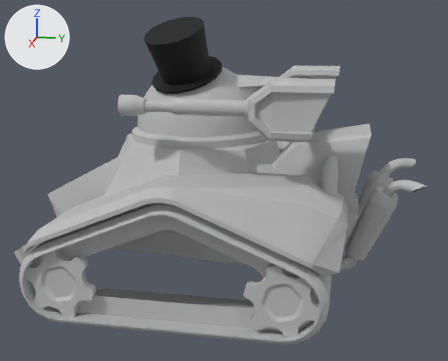
Two versions of the FBX model Unity/Assets/3D/SK_RobotDude.fbx, one commit apart.
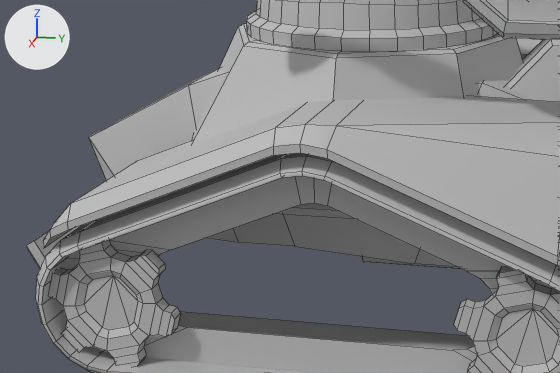
The first picture shows the older version from a camera (50 mm lens) standing at (6.06, 1.46, 2.59) and looking at (0.07, 0.26, 1.1). The close-ups show both versions on the part from 0% to 67% of the width and 33% to 89% of the height of that picture. The axes (+X, +Y, +Z) are drawn at upper left. The lights are the same throughout. The close-ups show mesh edges as thin lines. Where no turn or scale is listed for an object, it has been applied to the vertices.

The first close-up shows 'SK_RobotDude'.
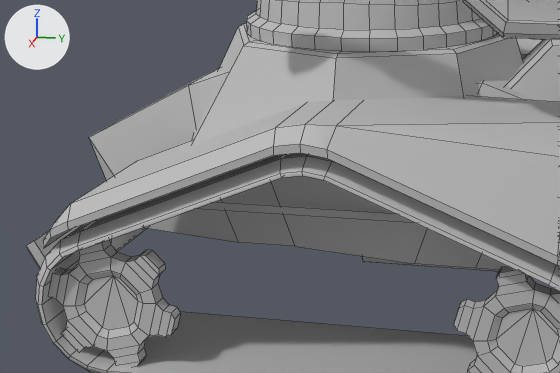
The change, as JSON lines over the scene's bpy script:
```json
{"block": "me_mesh", "where": "me_mesh.from_pydata(...)  # 2442 vertices, 2220 faces; spans x -1.39..1.39, y -1.6..2.17, z 0.0..2.7"}
{"block": "me_mesh", "where": "# used by ob_sk_robotdude; location = (0.0, 0.0, 0.0)"}
{"block": "me_mesh", "change": "me_mesh part 1: the loose piece of 46 vertices spanning x 1.2, y -1.35..1.35, z 0.05..1.12 is deleted"}
```

Where the change shows, as pixel boxes (x1, y1, x2, y2) in the close-ups (560 x 373 px):
```json
{"part": 1, "of": "me_mesh", "change": "deleted", "before": [62, 176, 553, 373]}
```
